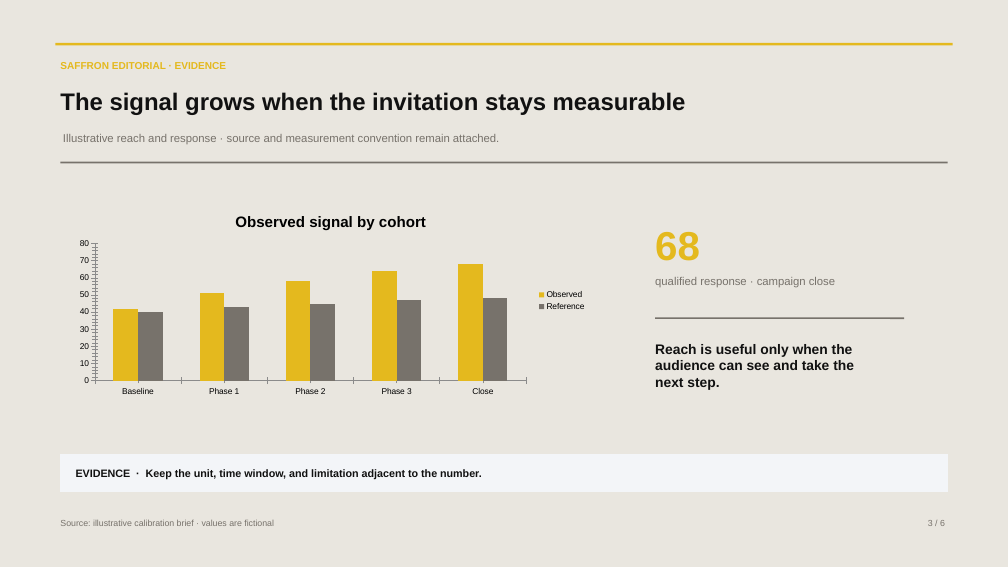
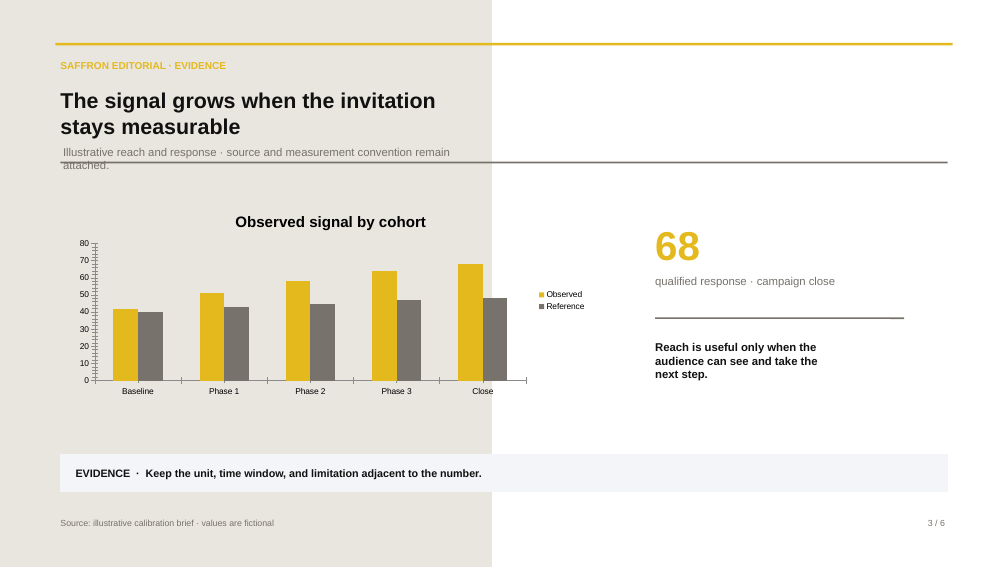
Before and after one commit to w31r4/OfficeKit, a slide deck: slide 3 of skills/presentation-template-library/skills/artifact-template-saffron-editorial/assets/reference.pptx. Drawn at 1008x567 pixels with LibreOffice and Linux fonts; fonts in the diff are those of the drawing; background and template pictures are left out. Boxes give left, top, right and bottom in pixels: in the first picture for what was removed or moved away, otherwise in the second. Text is boxed around its words. In the diff, an @@ line names an element or a change of style, - is before the commit and + after.

```diff
--- a/skills/presentation-template-library/skills/artifact-template-saffron-editorial/assets/reference.pptx
+++ b/skills/presentation-template-library/skills/artifact-template-saffron-editorial/assets/reference.pptx
@@ rectangle: place and size @@
-rectangle at [0,0,1008,567]
+rectangle at [0,0,491,567]
@@ rectangle at [0,0,491,567]: fill #E9E6DF to #E9E6DF at 96% opacity @@
@@ text at [60,92,435,139]: text changed; size 28.5 to 25.5 pt @@
-The signal grows when the invitation stays measurable
+The signal grows when the invitation
+stays measurable
@@ text "Illustrative reach and response · ..." rewrapped from [63,134,499,144] to [63,148,450,169] @@
@@ text at [655,342,818,381]: text changed; size 16.5 to 13.5 pt @@
-Reach is useful only when the audience can see and take the next step.
+Reach is useful only when the
+audience can see and take the
+next step.
```
Also in this commit, not shown: 5 other slides changed, 56 other files.
